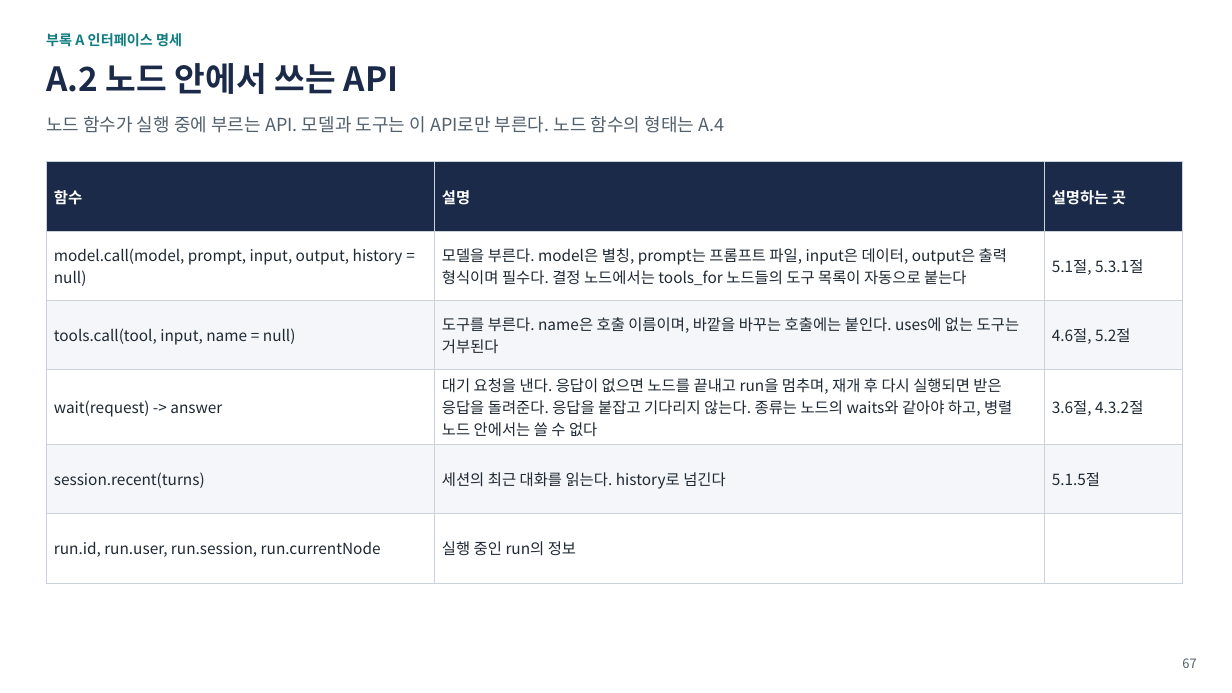
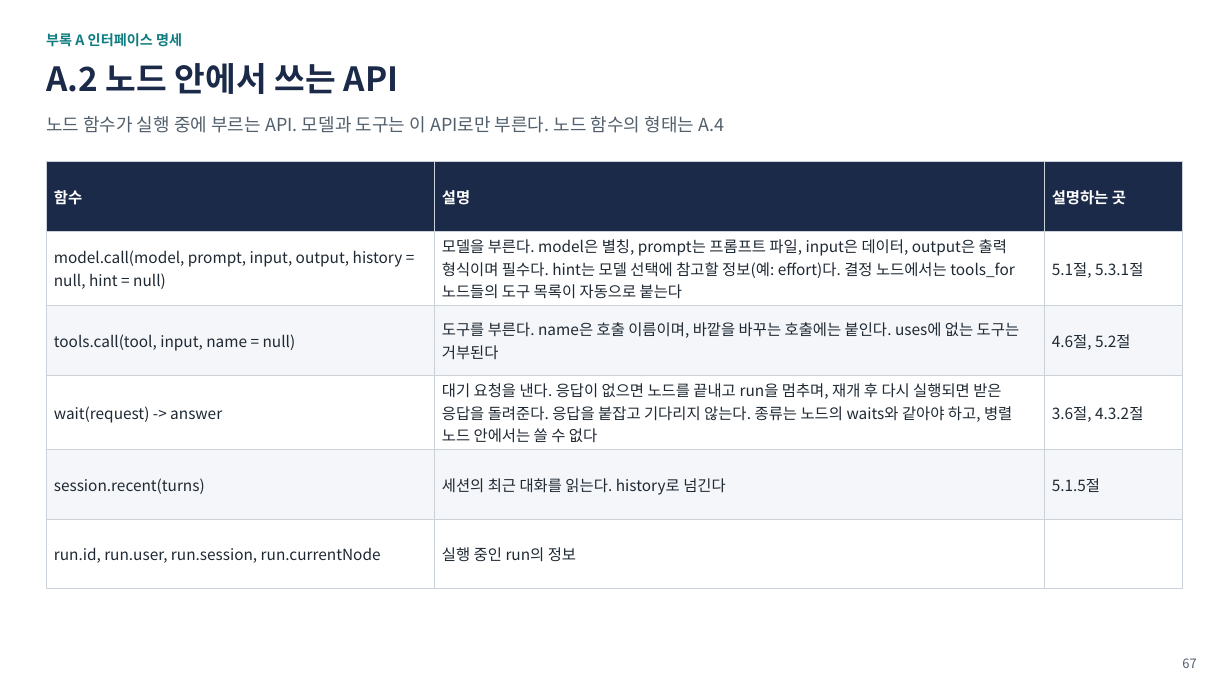
Before and after one commit to iwindfree/ai-agent-framework-architecture, a slide deck: slide 67 of AI_Agent_Workflow_Framework_Summary.pptx. Drawn at 1232x693 pixels with LibreOffice and Linux fonts; fonts in the diff are those of the drawing. Boxes give left, top, right and bottom in pixels: in the first picture for what was removed or moved away, otherwise in the second. Text is boxed around its words. In the diff, an @@ line names an element or a change of style, - is before the commit and + after.

```diff
--- a/AI_Agent_Workflow_Framework_Summary.pptx
+++ b/AI_Agent_Workflow_Framework_Summary.pptx
@@ table at [46,162,1183,567] @@
-row 2, column 1: model.call(model, prompt, input, output, history = null)
+row 2, column 1: model.call(model, prompt, input, output, history = null, hint = null)
-row 2, column 2: 모델을 부른다. model은 별칭, prompt는 프롬프트 파일, input은 데이터, output은 출력 형식이며 필수다. 결정 노드에서는 tools_for 노드들의 도구 목록이 자동으로 붙는다
+row 2, column 2: 모델을 부른다. model은 별칭, prompt는 프롬프트 파일, input은 데이터, output은 출력 형식이며 필수다. hint는 모델 선택에 참고할 정보(예: effort)다. 결정 노드에서는 tools_for 노드들의 도구 목록이 자동으로 붙는다
```
Also in this commit, not shown: 1 other slide changed, 1 other file.
